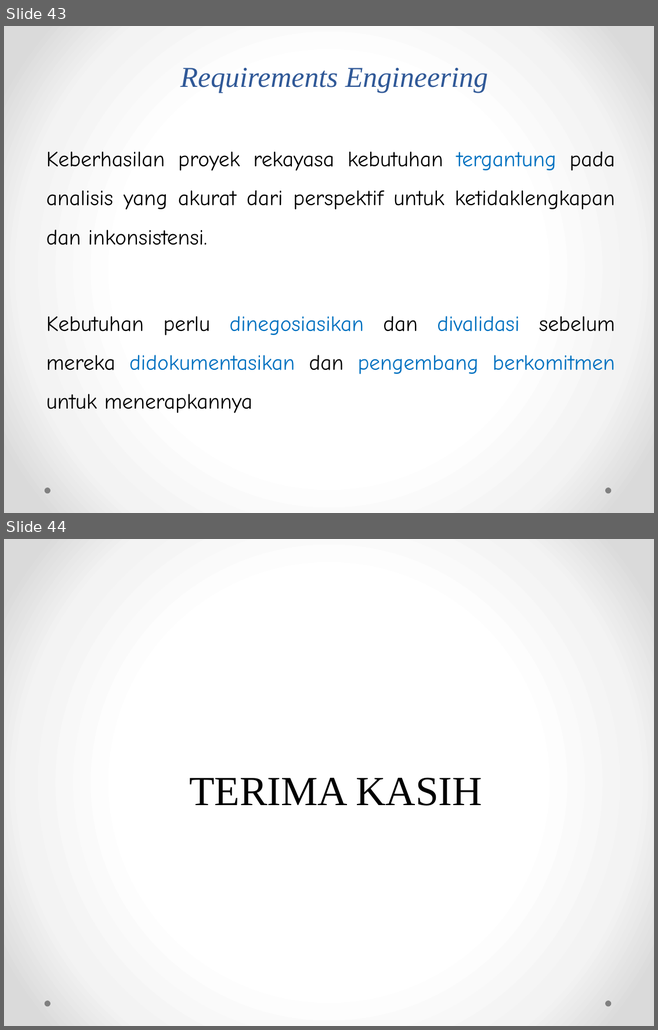
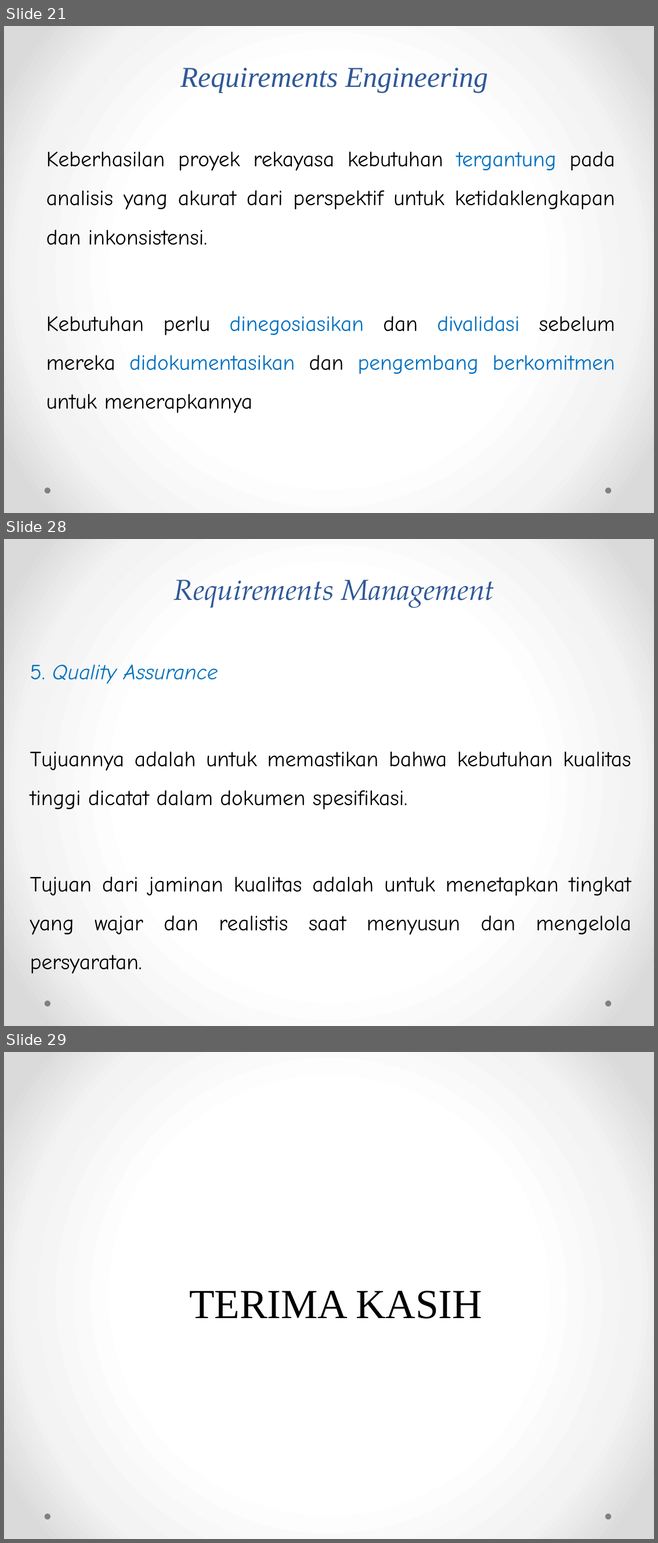
Before and after one commit to weztcy/Semester-6, a slide deck: Rekayasa Kebutuhan Perangkat Lunak - A11.4601/2. Requirements Classification - Software Requirement Engineering - Teknik Informatika S1.pptx. Shown one above the other, each under a label of ours: slides 43 and 44 before the commit, slides 21, 28 and 29 after it; the slides between them are not shown. The pictures are 658x1030 and 658x1543 pixels, drawn with LibreOffice and Linux fonts; fonts in the diff are those of the drawing. Boxes give left, top, right and bottom in pixels: in the first picture for what was removed or moved away, otherwise in the second. Text is boxed around its words. In the diff, an @@ line names an element or a change of style, - is before the commit and + after.

```diff
--- a/Rekayasa Kebutuhan Perangkat Lunak - A11.4601/2. Requirements Classification - Software Requirement Engineering - Teknik Informatika S1.pptx
+++ b/Rekayasa Kebutuhan Perangkat Lunak - A11.4601/2. Requirements Classification - Software Requirement Engineering - Teknik Informatika S1.pptx
@@ slide 28 added at [4,539,654,1026], background gradient #FFFFFF to #F4F4F4 to #DADADA; not listed: 2 template elements that a slide beside it also shows @@
@@ title added at [174,580,494,608], 32 pt, text #2F5897, italic @@
+Requirements Management
@@ text added at [30,664,631,974], 24 pt, text #000000 @@
+5. Quality Assurance
+Tujuannya adalah untuk memastikan bahwa kebutuhan kualitas tinggi dicatat dalam dokumen spesifikasi.
+Tujuan dari jaminan kualitas adalah untuk menetapkan tingkat yang wajar dan realistis saat menyusun dan mengelola persyaratan.
@@ what was slide 43 is now slide 21 @@
@@ what was slide 44 is now slide 29 @@
```
Also in this commit, not shown: 1 slide changed, 7 other slides added, 23 slides removed, 17 other files.
